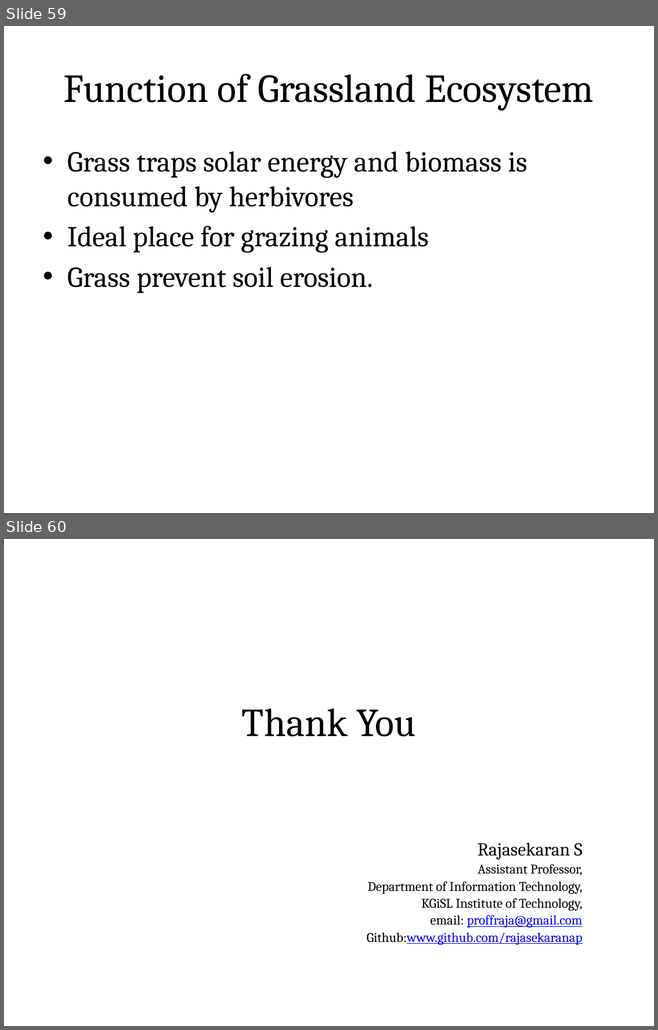
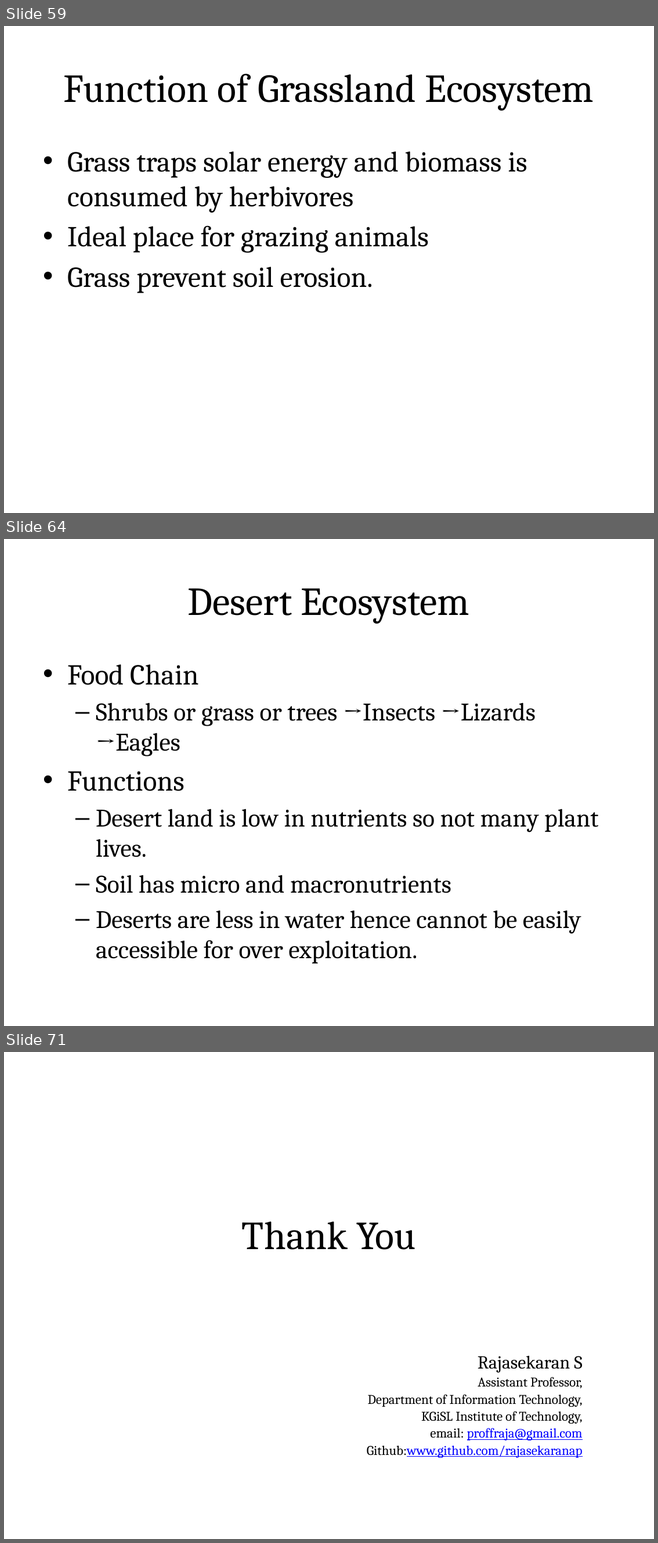
Before and after one commit to rajasekaran36/GE8291-Environmental-Science-and-Engineering, a slide deck: Slides/GE8291-U1.pptx. Shown one above the other, each under a label of ours: slides 59 and 60 before the commit, slides 59, 64 and 71 after it; the slides between them are not shown. The pictures are 658x1030 and 658x1543 pixels, drawn with LibreOffice and Linux fonts; fonts in the diff are those of the drawing. Boxes give left, top, right and bottom in pixels: in the first picture for what was removed or moved away, otherwise in the second. Text is boxed around its words. In the diff, an @@ line names an element or a change of style, - is before the commit and + after.

Commit message:
Last Update 26-12-2018 16:39:17.33

```diff
--- a/Slides/GE8291-U1.pptx
+++ b/Slides/GE8291-U1.pptx
@@ slide 64 added at [4,539,654,1026], background #FFFFFF @@
@@ title added at [36,559,621,640], fill gradient #DAFDA7 to #E4FCC2 to #F5FFE7, outline #98B955 0.75 pt, 44 pt, text #000000 @@
+Desert Ecosystem
@@ text added at [67,664,598,964], 28 pt, text #000000 @@
+• Food Chain
+  – Shrubs or grass or trees →Insects →Lizards →Eagles
+• Functions
+  – Desert land is low in nutrients so not many plant lives.
+  – Soil has micro and macronutrients
+  – Deserts are less in water hence cannot be easily accessible for over exploitation.
@@ what was slide 60 is now slide 71 @@
```
Also in this commit, not shown: 10 other slides added.
